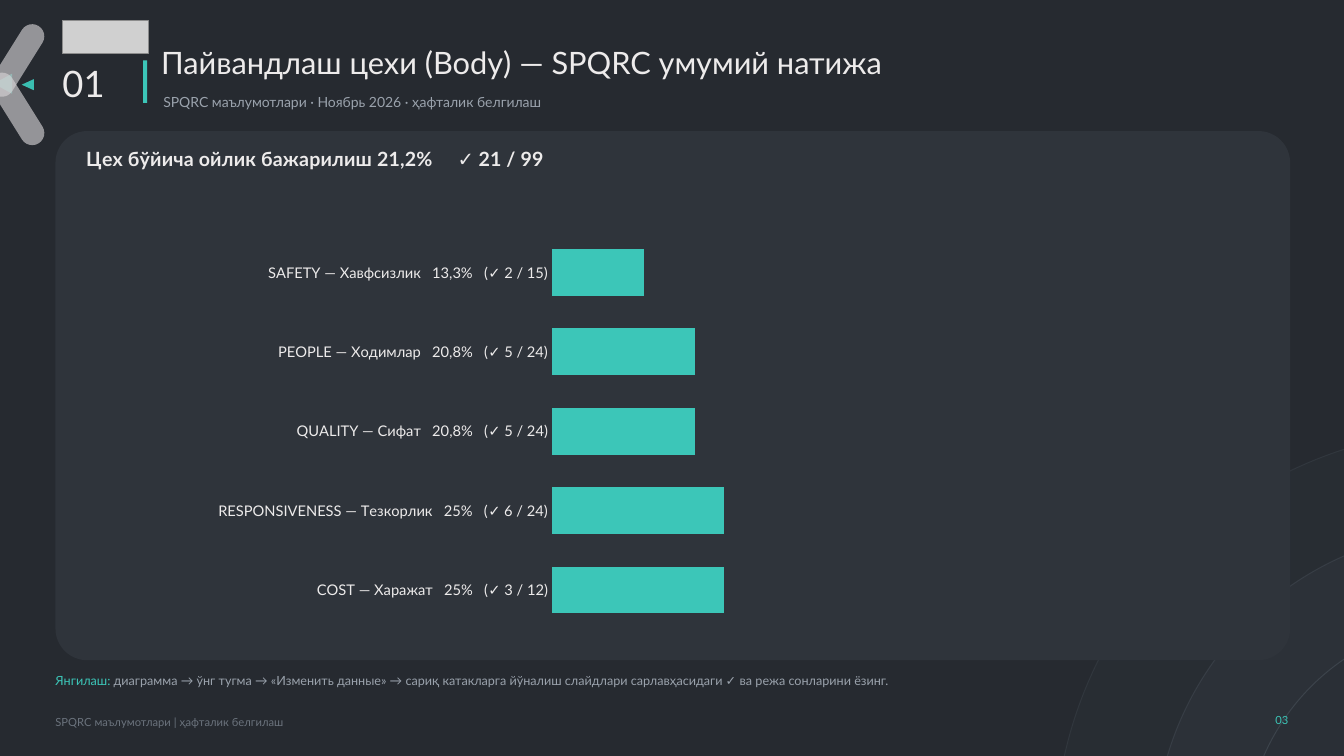
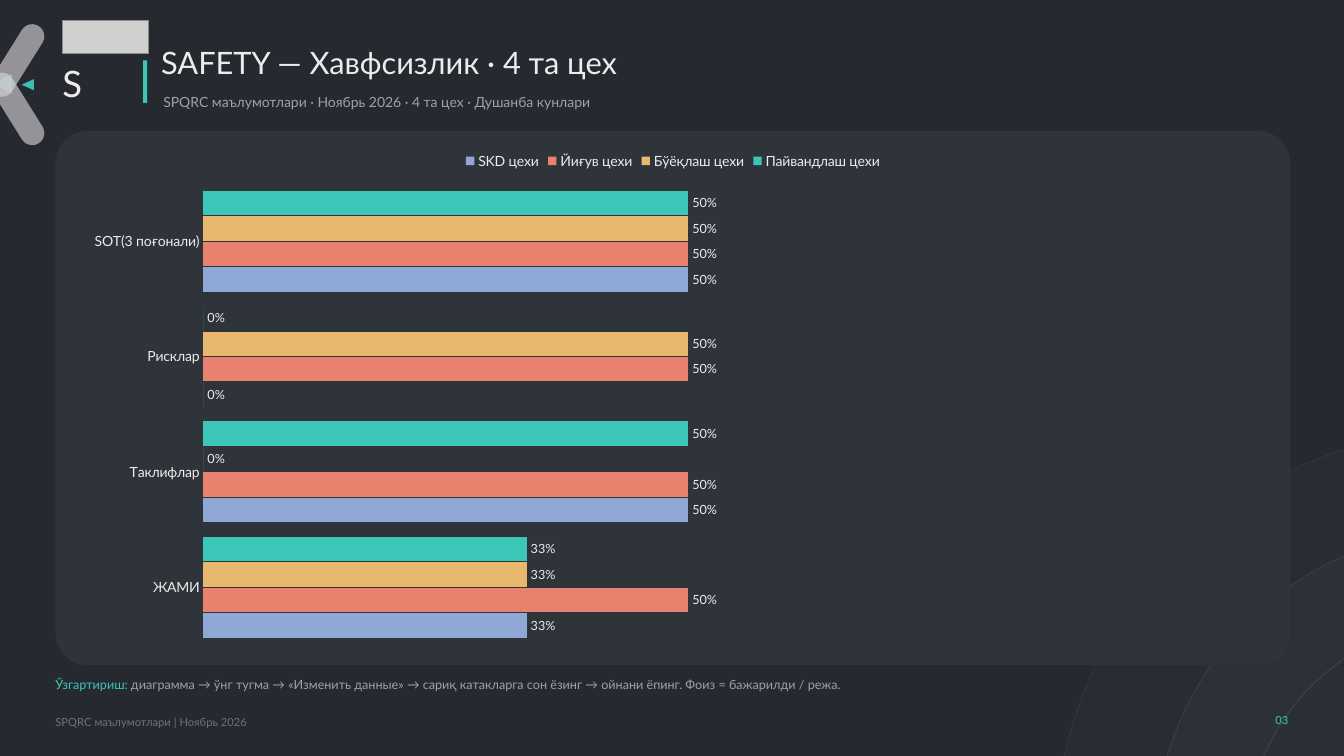
Before and after one commit to ula0740-ux/Loyha-, a slide deck: slide 3 of hisobot/spqrc/SPQRC_shablon.pptx. Drawn at 1344x756 pixels with LibreOffice and Linux fonts; fonts in the diff are those of the drawing; grey boxes stand for pictures. Boxes give left, top, right and bottom in pixels: in the first picture for what was removed or moved away, otherwise in the second. Text is boxed around its words. In the diff, an @@ line names an element or a change of style, - is before the commit and + after.

```diff
--- a/hisobot/spqrc/SPQRC_shablon.pptx
+++ b/hisobot/spqrc/SPQRC_shablon.pptx
@@ text at (x1=161, y1=51, x2=617, y2=80): text changed @@
-Пайвандлаш цехи (Body) — SPQRC умумий натижа
+SAFETY — Хавфсизлик · 4 та цех
@@ text at (x1=62, y1=70, x2=82, y2=98): text changed @@
-01
+S
@@ text at (x1=163, y1=97, x2=590, y2=110): text changed @@
-SPQRC маълумотлари · Ноябрь 2026 · ҳафталик белгилаш
+SPQRC маълумотлари · Ноябрь 2026 · 4 та цех · Душанба кунлари
@@ rounded rectangle resized from (x1=55, y1=131, x2=1291, y2=660) to (x1=55, y1=131, x2=1291, y2=665) @@
@@ bar chart at (x1=71, y1=141, x2=1275, y2=655) @@
@@ title "Цех бўйича ойлик бажарилиш 21,2%     ✓ 21 / 99" removed @@
-categories: SAFETY — Хавфсизлик   13,3%   (✓ 2 / 15), PEOPLE — Ходимлар   20,8%   (✓ 5 / 24), QUALITY — Сифат   20,8%   (✓ 5 / 24), RESPONSIVENESS — Тезкорлик   25%   (✓ 6 / 24), COST — Харажат   25%   (✓ 3 / 12)
+categories: SOT(3 поғонали), Рисклар, Таклифлар, ЖАМИ
-Series 1: 53, 83, 83, 100, 100
+Пайвандлаш цехи: 0.5, 0, 0.5, 0.33
@@ data labels of Пайвандлаш цехи added @@
+Бўёқлаш цехи: 0.5, 0.5, 0, 0.33
+Йиғув цехи: 0.5, 0.5, 0.5, 0.5
+SKD цехи: 0.5, 0, 0.5, 0.33
@@ legend changed @@
@@ category axis changed @@
@@ value axis changed @@
@@ bar spacing changed @@
@@ plot area changed @@
@@ bar chart resized from (x1=71, y1=141, x2=1275, y2=650) to (x1=71, y1=141, x2=1275, y2=655) @@
@@ text at (x1=55, y1=679, x2=841, y2=691): text changed @@
-Янгилаш: диаграмма → ўнг тугма → «Изменить данные» → сариқ катакларга йўналиш слайдлари сарлавҳасидаги ✓ ва режа сонларини ёзинг.
+Ўзгартириш: диаграмма → ўнг тугма → «Изменить данные» → сариқ катакларга сон ёзинг → ойнани ёпинг. Фоиз = бажарилди / режа.
@@ text at (x1=55, y1=718, x2=247, y2=728): text changed @@
-SPQRC маълумотлари | ҳафталик белгилаш
+SPQRC маълумотлари | Ноябрь 2026
```
Also in this commit, not shown: 6 other slides changed, 19 slides removed, 1 other file.
